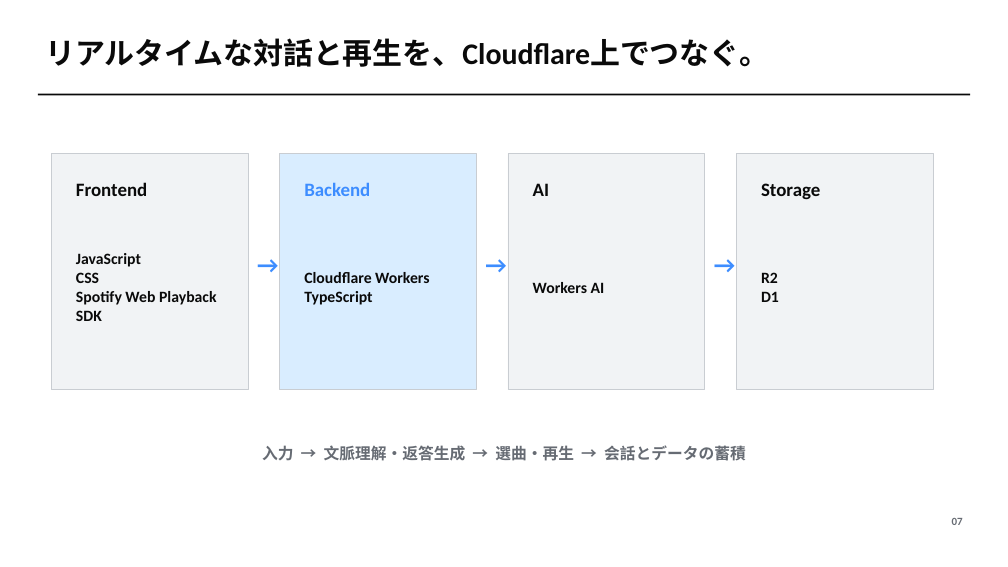
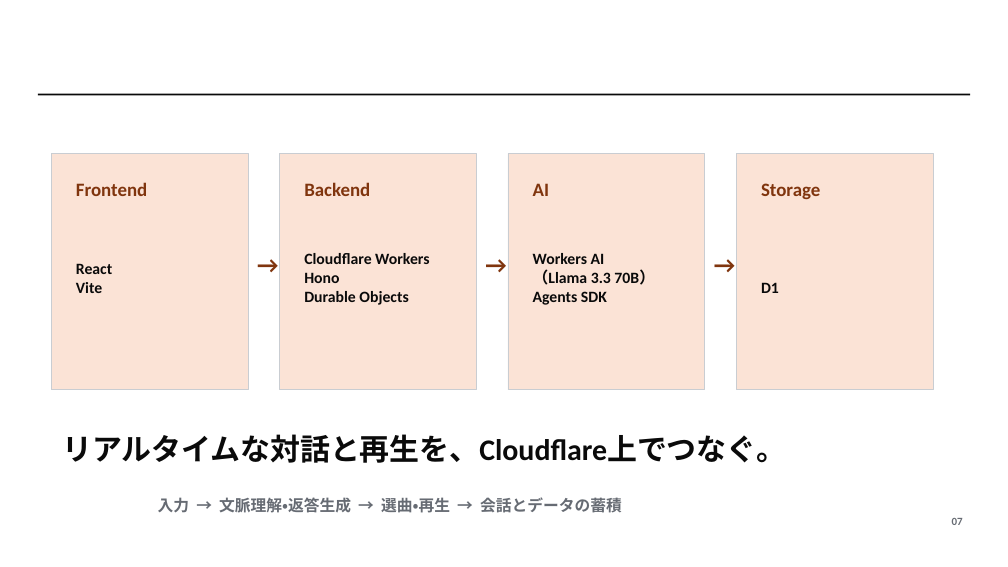
Before and after one commit to kazui-dev/findy-campus-hackathon-02, a slide deck: slide 5 of docs/otayori.pptx (slide 7 before the commit). Drawn at 1008x567 pixels with LibreOffice and Linux fonts; fonts in the diff are those of the drawing. Boxes give left, top, right and bottom in pixels: in the first picture for what was removed or moved away, otherwise in the second. Text is boxed around its words. In the diff, an @@ line names an element or a change of style, - is before the commit and + after.

Commit message:
slide added

```diff
--- a/docs/otayori.pptx
+++ b/docs/otayori.pptx
@@ rectangle at box(280, 154, 476, 389): fill #D9EDFF to #FBE3D6 @@
@@ fill #F1F3F5 to #FBE3D6 in 3 elements at box(51, 154, 248, 389), box(508, 154, 705, 389), box(737, 154, 933, 389) @@
@@ text colour #0A0A0A to #80350E in 3 elements at box(76, 182, 147, 196), box(533, 183, 549, 196), box(761, 183, 820, 199) @@
@@ text at box(76, 263, 112, 293): text changed @@
-JavaScript
-CSS
-Spotify Web Playback SDK
+React
+Vite
@@ text at box(533, 253, 655, 305): text changed @@
-Workers AI
+Workers AI
+（Llama 3.3 70B）
+Agents SDK
@@ text colour #3D8DFF to #80350E in 4 elements at box(304, 182, 370, 196), box(250, 244, 280, 284), box(478, 244, 508, 284), box(706, 244, 737, 284) @@
@@ text at box(304, 272, 408, 305): text changed @@
-TypeScript
+Hono
+Durable Objects
@@ text at box(761, 272, 778, 283): paragraph removed @@
-R2
@@ text "リアルタイムな対話と再生を、Cloudflare上でつなぐ。": place and size @@
-text "リアルタイムな対話と再生を、Cloudflare上でつなぐ。" at box(45, 38, 769, 67)
+text "リアルタイムな対話と再生を、Cloudflare上でつなぐ。" at box(62, 434, 786, 463)
@@ text "入力 → 文脈理解・返答生成 → 選曲・再生 ..." rewrapped from box(262, 445, 746, 461) to box(158, 497, 622, 513) @@
```
Also in this commit, not shown: 5 other slides changed, 3 slides removed.
